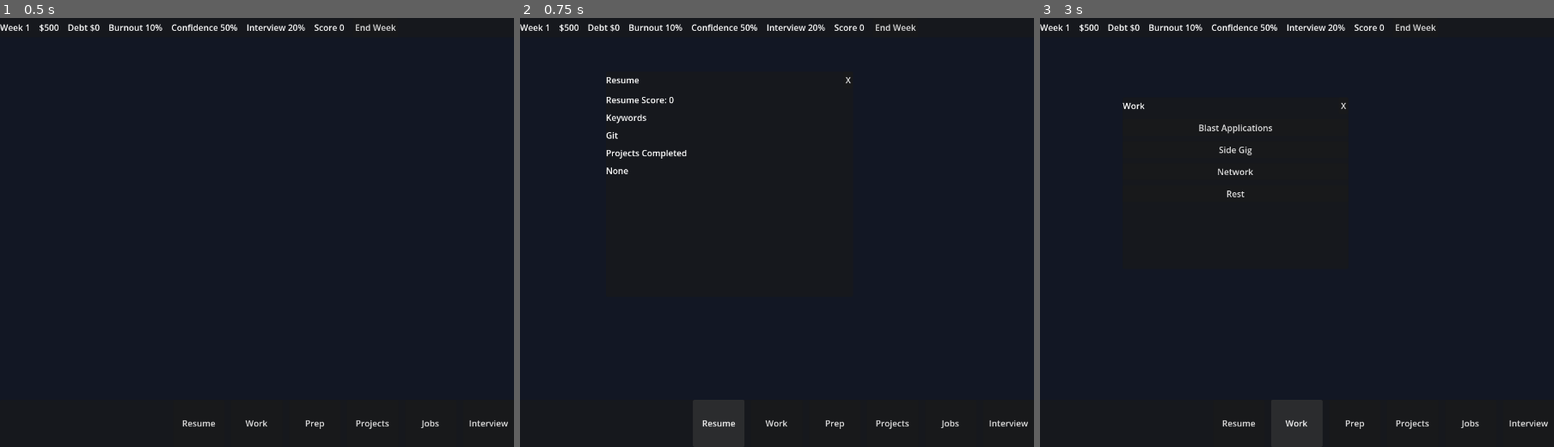
Above: before the commit, frames 1-3 (left to right).
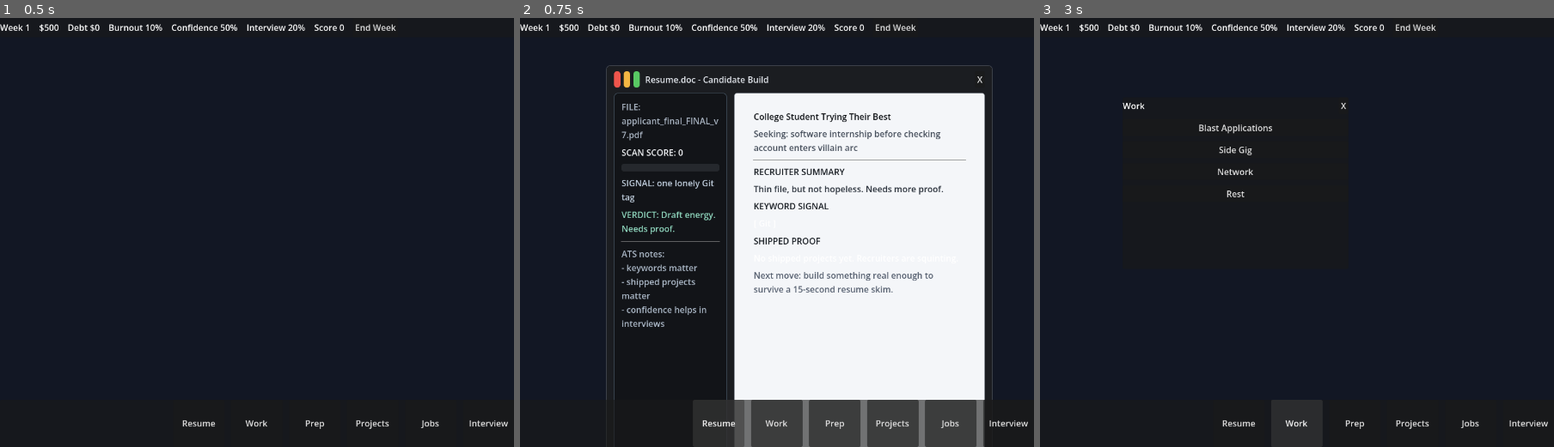
Above: after the commit, the same moments.

Repository: ValaryAnguzuzu/uncommon-hacks
Game: Godot game, scene res://Main.tscn
Two runs of this game, one before a commit and one after it. Both use one fixed random seed, a clock stepped at 60 frames per second and the inputs below.
Inputs:
- Up to frame 1 (0.5 s): no input
- Up to frame 2 (0.75 s): click "Resume" at 0.5 s
- Up to frame 3 (3 s): click "X" at 1.25 s; click "End Week" at 2 s; click "Work" at 2.75 s

Frame 1 is identical in both runs. In frame 2, 43% of the frame differs, in the area x 16-92%, y 11-100%; in frame 3, nothing differs.
Error before the commit: Invalid access to property or key 'state_changed' on a base object of type 'Nil'. (res://scripts/TopMenuBar.gd:28)
Error after the commit: Parse Error: Cannot infer the type of "keyword_points" variable because the value doesn't have a set type. (res://scripts/ResumeWindow.gd:86)

Commit message:
Redesign resume window UI

Diff:
--- a/ResumeWindow.tscn
+++ b/ResumeWindow.tscn
@@ -1,51 +1,265 @@
-[gd_scene format=3 uid="uid://dt3vq83hqkuh"]
+[gd_scene load_steps=10 format=3 uid="uid://dt3vq83hqkuh"]
+
+[ext_resource type="Script" path="res://scripts/ResumeWindow.gd" id="1_resume_window_script"]
+
+[sub_resource type="StyleBoxFlat" id="StyleBoxFlat_window"]
+bg_color = Color(0.105882, 0.113725, 0.129412, 1)
+border_width_left = 1
+border_width_top = 1
+border_width_right = 1
+border_width_bottom = 1
+border_color = Color(0.290196, 0.313726, 0.352941, 1)
+corner_radius_top_left = 8
+corner_radius_top_right = 8
+corner_radius_bottom_right = 8
+corner_radius_bottom_left = 8
+
+[sub_resource type="StyleBoxFlat" id="StyleBoxFlat_scan"]
+bg_color = Color(0.0705882, 0.0784314, 0.0941176, 1)
+border_width_left = 1
+border_width_top = 1
+border_width_right = 1
+border_width_bottom = 1
+border_color = Color(0.258824, 0.317647, 0.372549, 1)
+corner_radius_top_left = 6
+corner_radius_top_right = 6
+corner_radius_bottom_right = 6
+corner_radius_bottom_left = 6
+content_margin_left = 14
+content_margin_top = 14
+content_margin_right = 14
+content_margin_bottom = 14
+
+[sub_resource type="StyleBoxFlat" id="StyleBoxFlat_paper"]
+bg_color = Color(0.956863, 0.964706, 0.976471, 1)
+border_width_left = 1
+border_width_top = 1
+border_width_right = 1
+border_width_bottom = 1
+border_color = Color(0.768627, 0.792157, 0.827451, 1)
+corner_radius_top_left = 4
+corner_radius_top_right = 4
+corner_radius_bottom_right = 4
+corner_radius_bottom_left = 4
+content_margin_left = 18
+content_margin_top = 16
+content_margin_right = 18
+content_margin_bottom = 16
+
+[sub_resource type="StyleBoxFlat" id="StyleBoxFlat_progress_bg"]
+bg_color = Color(0.145098, 0.156863, 0.176471, 1)
+corner_radius_top_left = 4
+corner_radius_top_right = 4
+corner_radius_bottom_right = 4
+corner_radius_bottom_left = 4
+
+[sub_resource type="StyleBoxFlat" id="StyleBoxFlat_progress_fill"]
+bg_color = Color(0.290196, 0.72549, 0.611765, 1)
+corner_radius_top_left = 4
+corner_radius_top_right = 4
+corner_radius_bottom_right = 4
+corner_radius_bottom_left = 4
+
+[sub_resource type="StyleBoxFlat" id="StyleBoxFlat_close_dot"]
+bg_color = Color(0.937255, 0.333333, 0.298039, 1)
+corner_radius_top_left = 6
+corner_radius_top_right = 6
+corner_radius_bottom_right = 6
+corner_radius_bottom_left = 6
+
+[sub_resource type="StyleBoxFlat" id="StyleBoxFlat_minimize_dot"]
+bg_color = Color(0.956863, 0.717647, 0.262745, 1)
+corner_radius_top_left = 6
+corner_radius_top_right = 6
+corner_radius_bottom_right = 6
+corner_radius_bottom_left = 6
+
+[sub_resource type="StyleBoxFlat" id="StyleBoxFlat_zoom_dot"]
+bg_color = Color(0.345098, 0.788235, 0.388235, 1)
+corner_radius_top_left = 6
+corner_radius_top_right = 6
+corner_radius_bottom_right = 6
+corner_radius_bottom_left = 6
 
 [node name="ResumeWindow" type="PanelContainer"]
-custom_minimum_size = Vector2(460, 420)
+custom_minimum_size = Vector2(720, 540)
 layout_mode = 3
 offset_left = 160.0
-offset_top = 100.0
-offset_right = 620.0
-offset_bottom = 520.0
-
-[node name="Content" type="VBoxContainer" parent="."]
+offset_top = 88.0
+offset_right = 880.0
+offset_bottom = 628.0
+theme_override_styles/panel = SubResource("StyleBoxFlat_window")
+script = ExtResource("1_resume_window_script")
+
+[node name="OuterMargin" type="MarginContainer" parent="."]
+layout_mode = 2
+theme_override_constants/margin_left = 14
+theme_override_constants/margin_top = 10
+theme_override_constants/margin_right = 14
+theme_override_constants/margin_bottom = 14
+
+[node name="WindowStack" type="VBoxContainer" parent="OuterMargin"]
 layout_mode = 2
 theme_override_constants/separation = 10
 
-[node name="TitleBar" type="HBoxContainer" parent="Content"]
-layout_mode = 2
-
-[node name="TitleLabel" type="Label" parent="Content/TitleBar"]
+[node name="TitleBar" type="HBoxContainer" parent="OuterMargin/WindowStack"]
+layout_mode = 2
+theme_override_constants/separation = 10
+
+[node name="WindowControls" type="HBoxContainer" parent="OuterMargin/WindowStack/TitleBar"]
+layout_mode = 2
+theme_override_constants/separation = 6
+
+[node name="CloseDot" type="PanelContainer" parent="OuterMargin/WindowStack/TitleBar/WindowControls"]
+custom_minimum_size = Vector2(12, 12)
+layout_mode = 2
+theme_override_styles/panel = SubResource("StyleBoxFlat_close_dot")
+
+[node name="MinimizeDot" type="PanelContainer" parent="OuterMargin/WindowStack/TitleBar/WindowControls"]
+custom_minimum_size = Vector2(12, 12)
+layout_mode = 2
+theme_override_styles/panel = SubResource("StyleBoxFlat_minimize_dot")
+
+[node name="ZoomDot" type="PanelContainer" parent="OuterMargin/WindowStack/TitleBar/WindowControls"]
+custom_minimum_size = Vector2(12, 12)
+layout_mode = 2
+theme_override_styles/panel = SubResource("StyleBoxFlat_zoom_dot")
+
+[node name="TitleLabel" type="Label" parent="OuterMargin/WindowStack/TitleBar"]
 layout_mode = 2
 size_flags_horizontal = 3
-text = "Resume"
-
-[node name="CloseButton" type="Button" parent="Content/TitleBar"]
+text = "Resume.doc - Candidate Build"
+theme_override_colors/font_color = Color(0.901961, 0.917647, 0.941176, 1)
+
+[node name="CloseButton" type="Button" parent="OuterMargin/WindowStack/TitleBar"]
 layout_mode = 2
 text = "X"
 
-[node name="ResumeScoreLabel" type="Label" parent="Content"]
-layout_mode = 2
-text = "Resume Score: 0"
-
-[node name="KeywordsTitle" type="Label" parent="Content"]
-layout_mode = 2
-text = "Keywords"
-
-[node name="KeywordsList" type="VBoxContainer" parent="Content"]
-layout_mode = 2
-
-[node name="GitKeywordLabel" type="Label" parent="Content/KeywordsList"]
-layout_mode = 2
-text = "Git"
-
-[node name="ProjectsTitle" type="Label" parent="Content"]
-layout_mode = 2
-text = "Projects Completed"
-
-[node name="ProjectsList" type="VBoxContainer" parent="Content"]
-layout_mode = 2
-
-[node name="NoProjectsLabel" type="Label" parent="Content/ProjectsList"]
-layout_mode = 2
-text = "None"
+[node name="Body" type="HBoxContainer" parent="OuterMargin/WindowStack"]
+layout_mode = 2
+size_flags_vertical = 3
+theme_override_constants/separation = 14
+
+[node name="ScanPanel" type="PanelContainer" parent="OuterMargin/WindowStack/Body"]
+custom_minimum_size = Vector2(210, 0)
+layout_mode = 2
+theme_override_styles/panel = SubResource("StyleBoxFlat_scan")
+
+[node name="ScanStack" type="VBoxContainer" parent="OuterMargin/WindowStack/Body/ScanPanel"]
+layout_mode = 2
+theme_override_constants/separation = 10
+
+[node name="FileLabel" type="Label" parent="OuterMargin/WindowStack/Body/ScanPanel/ScanStack"]
+layout_mode = 2
+autowrap_mode = 3
+text = "FILE: applicant_final_FINAL_v7.pdf"
+theme_override_colors/font_color = Color(0.670588, 0.713726, 0.768627, 1)
+
+[node name="ResumeScoreLabel" type="Label" parent="OuterMargin/WindowStack/Body/ScanPanel/ScanStack"]
+layout_mode = 2
+text = "SCAN SCORE: 0"
+theme_override_colors/font_color = Color(0.94902, 0.956863, 0.968627, 1)
+
+[node name="ScoreProgress" type="ProgressBar" parent="OuterMargin/WindowStack/Body/ScanPanel/ScanStack"]
+custom_minimum_size = Vector2(0, 14)
+layout_mode = 2
+max_value = 160.0
+show_percentage = false
+theme_override_styles/background = SubResource("StyleBoxFlat_progress_bg")
+theme_override_styles/fill = SubResource("StyleBoxFlat_progress_fill")
+
+[node name="SignalLabel" type="Label" parent="OuterMargin/WindowStack/Body/ScanPanel/ScanStack"]
+layout_mode = 2
+autowrap_mode = 3
+text = "SIGNAL: one lonely Git tag"
+theme_override_colors/font_color = Color(0.760784, 0.815686, 0.87451, 1)
+
+[node name="ReadinessLabel" type="Label" parent="OuterMargin/WindowStack/Body/ScanPanel/ScanStack"]
+layout_mode = 2
+autowrap_mode = 3
+text = "VERDICT: Draft energy. Needs proof."
+theme_override_colors/font_color = Color(0.568627, 0.85098, 0.752941, 1)
+
+[node name="MetaDivider" type="HSeparator" parent="OuterMargin/WindowStack/Body/ScanPanel/ScanStack"]
+layout_mode = 2
+
+[node name="MetaLabel" type="Label" parent="OuterMargin/WindowStack/Body/ScanPanel/ScanStack"]
+layout_mode = 2
+autowrap_mode = 3
+text = "ATS notes:\n- keywords matter\n- shipped projects matter\n- confidence helps in interviews"
+theme_override_colors/font_color = Color(0.682353, 0.733333, 0.792157, 1)
+
+[node name="ResumePaper" type="PanelContainer" parent="OuterMargin/WindowStack/Body"]
+layout_mode = 2
+size_flags_horizontal = 3
+size_flags_vertical = 3
+theme_override_styles/panel = SubResource("StyleBoxFlat_paper")
+
+[node name="PaperMargin" type="MarginContainer" parent="OuterMargin/WindowStack/Body/ResumePaper"]
+layout_mode = 2
+theme_override_constants/margin_left = 18
+theme_override_constants/margin_top = 16
+theme_override_constants/margin_right = 18
+theme_override_constants/margin_bottom = 16
+
+[node name="PaperStack" type="VBoxContainer" parent="OuterMargin/WindowStack/Body/ResumePaper/PaperMargin"]
+layout_mode = 2
+theme_override_constants/separation = 9
+
+[node name="CandidateNameLabel" type="Label" parent="OuterMargin/WindowStack/Body/ResumePaper/PaperMargin/PaperStack"]
+layout_mode = 2
+text = "College Student Trying Their Best"
+theme_override_colors/font_color = Color(0.0627451, 0.0745098, 0.0901961, 1)
+
+[node name="CandidateSubtitleLabel" type="Label" parent="OuterMargin/WindowStack/Body/ResumePaper/PaperMargin/PaperStack"]
+layout_mode = 2
+autowrap_mode = 3
+text = "Seeking: software internship before checking account enters villain arc"
+theme_override_colors/font_color = Color(0.266667, 0.301961, 0.352941, 1)
+
+[node name="HeaderDivider" type="HSeparator" parent="OuterMargin/WindowStack/Body/ResumePaper/PaperMargin/PaperStack"]
+layout_mode = 2
+
+[node name="SummaryTitle" type="Label" parent="OuterMargin/WindowStack/Body/ResumePaper/PaperMargin/PaperStack"]
+layout_mode = 2
+text = "RECRUITER SUMMARY"
+theme_override_colors/font_color = Color(0.0862745, 0.105882, 0.129412, 1)
+
+[node name="SummaryLabel" type="Label" parent="OuterMargin/WindowStack/Body/ResumePaper/PaperMargin/PaperStack"]
+layout_mode = 2
+autowrap_mode = 3
+text = "Thin file, but not hopeless. Needs more proof."
+theme_override_colors/font_color = Color(0.172549, 0.2, 0.239216, 1)
+
+[node name="KeywordsTitle" type="Label" parent="OuterMargin/WindowStack/Body/ResumePaper/PaperMargin/PaperStack"]
+layout_mode = 2
+text = "KEYWORD SIGNAL"
+theme_override_colors/font_color = Color(0.0862745, 0.105882, 0.129412, 1)
+
+[node name="KeywordsGrid" type="GridContainer" parent="OuterMargin/WindowStack/Body/ResumePaper/PaperMargin/PaperStack"]
+layout_mode = 2
+columns = 3
+
+[node name="GitKeywordLabel" type="Label" parent="OuterMargin/WindowStack/Body/ResumePaper/PaperMargin/PaperStack/KeywordsGrid"]
+custom_minimum_size = Vector2(110, 24)
+layout_mode = 2
+text = "[ Git ]"
+
+[node name="ProjectsTitle" type="Label" parent="OuterMargin/WindowStack/Body/ResumePaper/PaperMargin/PaperStack"]
+layout_mode = 2
+text = "SHIPPED PROOF"
+theme_override_colors/font_color = Color(0.0862745, 0.105882, 0.129412, 1)
+
+[node name="ProjectsList" type="VBoxContainer" parent="OuterMargin/WindowStack/Body/ResumePaper/PaperMargin/PaperStack"]
+layout_mode = 2
+
+[node name="NoProjectsLabel" type="Label" parent="OuterMargin/WindowStack/Body/ResumePaper/PaperMargin/PaperStack/ProjectsList"]
+layout_mode = 2
+autowrap_mode = 3
+text = "No shipped projects yet. Recruiters are squinting."
+
+[node name="FooterLabel" type="Label" parent="OuterMargin/WindowStack/Body/ResumePaper/PaperMargin/PaperStack"]
+layout_mode = 2
+autowrap_mode = 3
+text = "Next move: build something real enough to survive a 15-second resume skim."
+theme_override_colors/font_color = Color(0.329412, 0.368627, 0.431373, 1)
--- /dev/null
+++ b/scripts/ResumeWindow.gd
@@ -0,0 +1,240 @@
+extends PanelContainer
+
+# ResumeWindow is the player's character sheet.
+#
+# General behavior:
+# - It reads PlayerState and turns the player's progress into a fake resume file.
+# - It does not unlock keywords or complete projects by itself.
+# - ProjectsWindow and other systems should change PlayerState; this window just
+#   refreshes whenever PlayerState.state_changed fires.
+# - The layout is intentionally more like an ATS/recruiter scan than a stats box.
+
+@onready var close_button: Button = $OuterMargin/WindowStack/TitleBar/CloseButton
+@onready var title_label: Label = $OuterMargin/WindowStack/TitleBar/TitleLabel
+@onready var resume_score_label: Label = $OuterMargin/WindowStack/Body/ScanPanel/ScanStack/ResumeScoreLabel
+@onready var score_progress: ProgressBar = $OuterMargin/WindowStack/Body/ScanPanel/ScanStack/ScoreProgress
+@onready var signal_label: Label = $OuterMargin/WindowStack/Body/ScanPanel/ScanStack/SignalLabel
+@onready var readiness_label: Label = $OuterMargin/WindowStack/Body/ScanPanel/ScanStack/ReadinessLabel
+@onready var meta_label: Label = $OuterMargin/WindowStack/Body/ScanPanel/ScanStack/MetaLabel
+@onready var summary_label: Label = $OuterMargin/WindowStack/Body/ResumePaper/PaperMargin/PaperStack/SummaryLabel
+@onready var keywords_grid: GridContainer = $OuterMargin/WindowStack/Body/ResumePaper/PaperMargin/PaperStack/KeywordsGrid
+@onready var projects_list: VBoxContainer = $OuterMargin/WindowStack/Body/ResumePaper/PaperMargin/PaperStack/ProjectsList
+@onready var footer_label: Label = $OuterMargin/WindowStack/Body/ResumePaper/PaperMargin/PaperStack/FooterLabel
+
+
+func _ready() -> void:
+	close_button.pressed.connect(_on_close_button_pressed)
+
+	var refresh_callable := Callable(self, "refresh")
+	if not PlayerState.state_changed.is_connected(refresh_callable):
+		PlayerState.state_changed.connect(refresh_callable)
+
+	refresh()
+
+
+func refresh() -> void:
+	# Pull fresh values every time so this window never stores stale state.
+	var total_score := _get_total_resume_score()
+
+	title_label.text = "Resume.doc - Candidate Build"
+	resume_score_label.text = "SCAN SCORE: %s" % total_score
+	score_progress.value = min(total_score, int(score_progress.max_value))
+	signal_label.text = _get_signal_text()
+	readiness_label.text = _get_readiness_summary(total_score)
+	meta_label.text = _get_meta_notes()
+	summary_label.text = _get_recruiter_summary(total_score)
+	footer_label.text = _get_next_move(total_score)
+
+	_render_keywords()
+	_render_projects()
+
+
+func _render_keywords() -> void:
+	_clear_container(keywords_grid)
+
+	if PlayerState.resume_keywords.is_empty():
+		_add_chip(keywords_grid, "no signal")
+		return
+
+	for keyword in PlayerState.resume_keywords:
+		_add_chip(keywords_grid, keyword)
+
+
+func _render_projects() -> void:
+	_clear_container(projects_list)
+
+	if PlayerState.completed_projects.is_empty():
+		_add_project_card(
+			projects_list,
+			"Evidence gap",
+			"No shipped projects yet. Recruiters are squinting.",
+			"Open Projects to turn effort into evidence."
+		)
+		return
+
+	for project_id in PlayerState.completed_projects:
+		_add_project_card(
+			projects_list,
+			_humanize_id(project_id),
+			"Shipped proof added to file.",
+			"Impact: resume score and job matching improve."
+		)
+
+
+func _get_total_resume_score() -> int:
+	# Temporary display formula until ResumeManager owns scoring.
+	var keyword_points := PlayerState.resume_keywords.size() * 10
+	var project_points := PlayerState.completed_projects.size() * 25
+	return PlayerState.resume_score + keyword_points + project_points
+
+
+func _get_signal_text() -> String:
+	var keyword_count := PlayerState.resume_keywords.size()
+	var project_count := PlayerState.completed_projects.size()
+
+	if keyword_count == 1 and project_count == 0:
+		return "SIGNAL: one lonely Git tag"
+
+	return "SIGNAL: %s keywords, %s shipped proofs" % [keyword_count, project_count]
+
+
+func _get_readiness_summary(total_score: int) -> String:
+	if total_score < 30:
+		return "VERDICT: Draft energy. Needs proof."
+
+	if total_score < 70:
+		return "VERDICT: Searchable, but fragile."
+
+	if total_score < 120:
+		return "VERDICT: Real candidate signal."
+
+	return "VERDICT: Strong file. Recruiter bait detected."
+
+
+func _get_recruiter_summary(total_score: int) -> String:
+	if total_score < 30:
+		return "Thin file, but not hopeless. Right now the resume says potential more than proof."
+
+	if total_score < 70:
+		return "Some search terms are landing. Add projects so the keywords look earned."
+
+	if total_score < 120:
+		return "The story is forming: skills, evidence, and enough polish to survive a skim."
+
+	return "This reads like someone who has built things, not just listed technologies."
+
+
+func _get_meta_notes() -> String:
+	return "ATS notes:\n- %s applications sent\n- confidence %s%%\n- interview skill %s%%" % [
+		PlayerState.applications_sent,
+		PlayerState.confidence,
+		PlayerState.interview_skill
+	]
+
+
+func _get_next_move(total_score: int) -> String:
+	if total_score < 70:
+		return "Next move: ship a project and unlock keywords that jobs actually scan for."
+
+	if PlayerState.applications_sent == 0:
+		return "Next move: the file is warming up. Start applying before rent notices."
+
+	return "Next move: prep for interviews so the resume does not write checks you cannot cash."
+
+
+func _add_chip(parent: GridContainer, text: String) -> void:
+	var chip := PanelContainer.new()
+	chip.custom_minimum_size = Vector2(110, 26)
+	chip.add_theme_stylebox_override("panel", _make_chip_style())
+
+	var label := Label.new()
+	label.text = text
+	label.horizontal_alignment = HORIZONTAL_ALIGNMENT_CENTER
+	label.vertical_alignment = VERTICAL_ALIGNMENT_CENTER
+	label.add_theme_color_override("font_color", Color(0.08, 0.12, 0.14))
+
+	chip.add_child(label)
+	parent.add_child(chip)
+
+
+func _add_project_card(parent: VBoxContainer, title: String, body: String, detail: String) -> void:
+	var card := PanelContainer.new()
+	card.add_theme_stylebox_override("panel", _make_project_card_style())
+
+	var margin := MarginContainer.new()
+	margin.add_theme_constant_override("margin_left", 10)
+	margin.add_theme_constant_override("margin_top", 8)
+	margin.add_theme_constant_override("margin_right", 10)
+	margin.add_theme_constant_override("margin_bottom", 8)
+
+	var stack := VBoxContainer.new()
+	stack.add_theme_constant_override("separation", 3)
+
+	var title_label := Label.new()
+	title_label.text = title
+	title_label.add_theme_color_override("font_color", Color(0.08, 0.1, 0.13))
+
+	var body_label := Label.new()
+	body_label.text = body
+	body_label.autowrap_mode = TextServer.AUTOWRAP_WORD_SMART
+	body_label.add_theme_color_override("font_color", Color(0.18, 0.21, 0.25))
+
+	var detail_label := Label.new()
+	detail_label.text = detail
+	detail_label.autowrap_mode = TextServer.AUTOWRAP_WORD_SMART
+	detail_label.add_theme_color_override("font_color", Color(0.36, 0.42, 0.49))
+
+	stack.add_child(title_label)
+	stack.add_child(body_label)
+	stack.add_child(detail_label)
+	margin.add_child(stack)
+	card.add_child(margin)
+	parent.add_child(card)
+
+
+func _make_chip_style() -> StyleBoxFlat:
+	var style := StyleBoxFlat.new()
+	style.bg_color = Color(0.70, 0.92, 0.86)
+	style.border_color = Color(0.29, 0.58, 0.52)
+	style.border_width_left = 1
+	style.border_width_top = 1
+	style.border_width_right = 1
+	style.border_width_bottom = 1
+	style.corner_radius_top_left = 5
+	style.corner_radius_top_right = 5
+	style.corner_radius_bottom_right = 5
+	style.corner_radius_bottom_left = 5
+	return style
+
+
+func _make_project_card_style() -> StyleBoxFlat:
+	var style := StyleBoxFlat.new()
+	style.bg_color = Color(0.90, 0.93, 0.96)
+	style.border_color = Color(0.70, 0.75, 0.82)
+	style.border_width_left = 1
+	style.border_width_top = 1
+	style.border_width_right = 1
+	style.border_width_bottom = 1
+	style.corner_radius_top_left = 5
+	style.corner_radius_top_right = 5
+	style.corner_radius_bottom_right = 5
+	style.corner_radius_bottom_left = 5
+	return style
+
+
+func _clear_container(container: Container) -> void:
+	for child in container.get_children():
+		child.free()
+
+
+func _humanize_id(id: String) -> String:
+	var words := id.split("_")
+
+	for index in range(words.size()):
+		words[index] = words[index].capitalize()
+
+	return " ".join(words)
+
+
+func _on_close_button_pressed() -> void:
+	hide()
